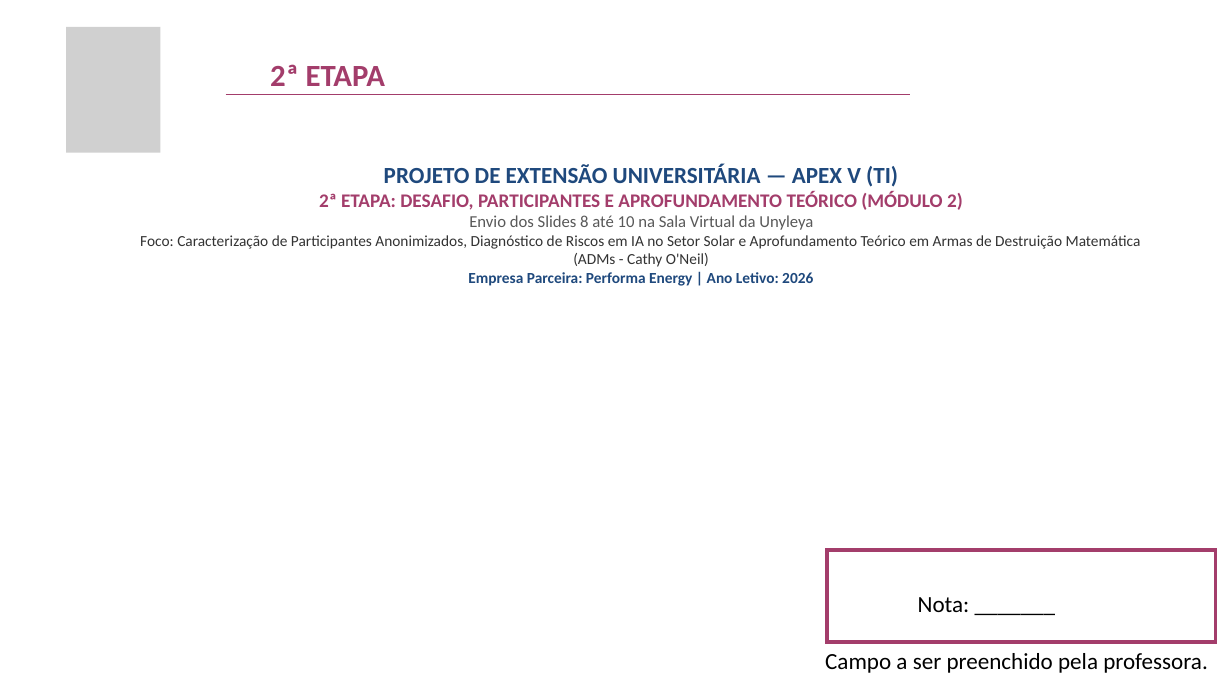
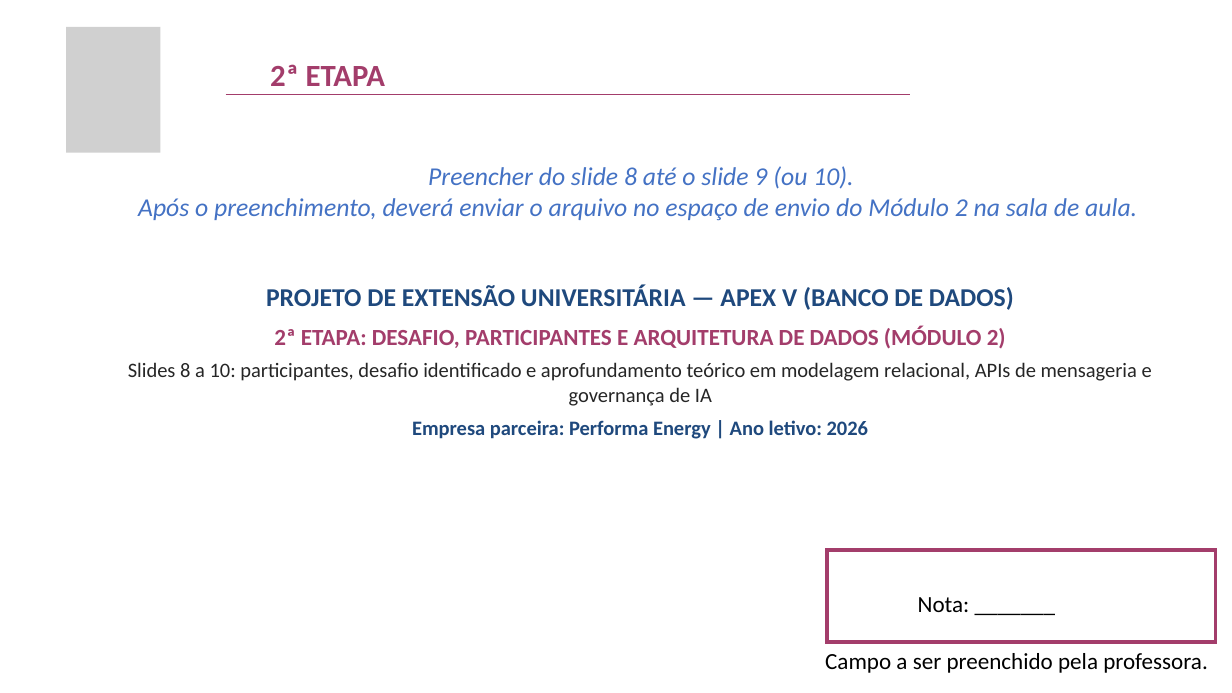
Before and after one commit to rafasants1/apex, a slide deck: slide 7 of TEMPLATE_PREENCHIDO_APEX_V_PERFORMA_ENERGY.pptx. Drawn at 1232x693 pixels with LibreOffice and Linux fonts; fonts in the diff are those of the drawing; grey boxes stand for pictures. Boxes give left, top, right and bottom in pixels: in the first picture for what was removed or moved away, otherwise in the second. Text is boxed around its words. In the diff, an @@ line names an element or a change of style, - is before the commit and + after.

Commit message:
feat(apex-v): aplicacao integral das correcoes ABNT/layout, pacotes modulares M1/M2 e suite Performalog Atendimento

```diff
--- a/TEMPLATE_PREENCHIDO_APEX_V_PERFORMA_ENERGY.pptx
+++ b/TEMPLATE_PREENCHIDO_APEX_V_PERFORMA_ENERGY.pptx
@@ text at <box>138,166,1137,221</box>: text changed; size 12 to 20 pt; text colour #333333 to #4472C4; italic on @@
-PROJETO DE EXTENSÃO UNIVERSITÁRIA — APEX V (TI)
-2ª ETAPA: DESAFIO, PARTICIPANTES E APROFUNDAMENTO TEÓRICO (MÓDULO 2)
-Envio dos Slides 8 até 10 na Sala Virtual da Unyleya
-Foco: Caracterização de Participantes Anonimizados, Diagnóstico de Riscos em IA no Setor Solar e Aprofundamento Teórico em Armas de Destruição Matemática (ADMs - Cathy O'Neil)
-Empresa Parceira: Performa Energy | Ano Letivo: 2026
+Preencher do slide 8 até o slide 9 (ou 10).
+Após o preenchimento, deverá enviar o arquivo no espaço de envio do Módulo 2 na sala de aula.
@@ text added at <box>128,285,1152,439</box>, 16 pt, text #262626, bold @@
+PROJETO DE EXTENSÃO UNIVERSITÁRIA — APEX V (BANCO DE DADOS)
+2ª ETAPA: DESAFIO, PARTICIPANTES E ARQUITETURA DE DADOS (MÓDULO 2)
+Slides 8 a 10: participantes, desafio identificado e aprofundamento teórico em modelagem relacional, APIs de mensageria e governança de IA
+Empresa parceira: Performa Energy | Ano letivo: 2026
```
Also in this commit, not shown: 19 other slides changed, 43 other files.
